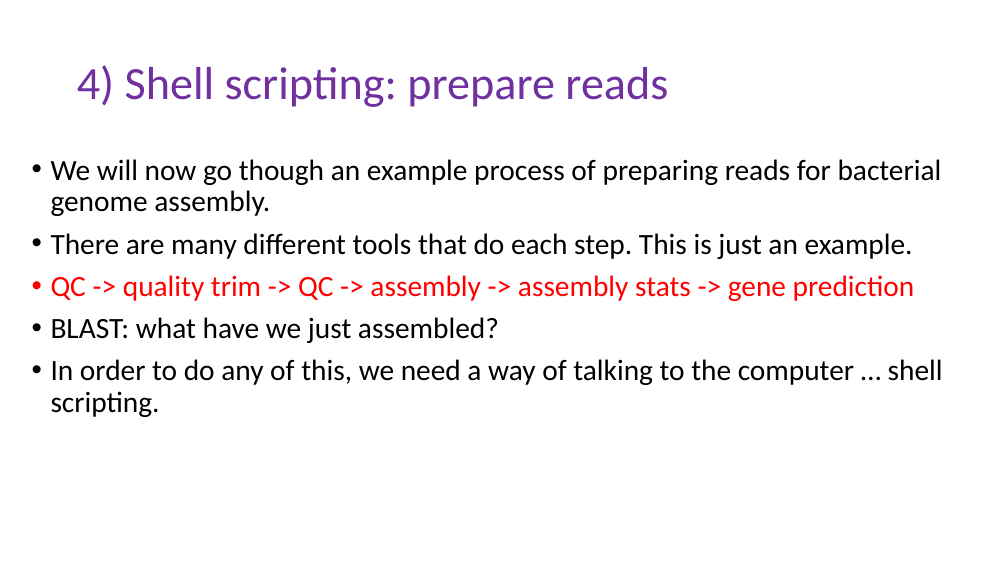
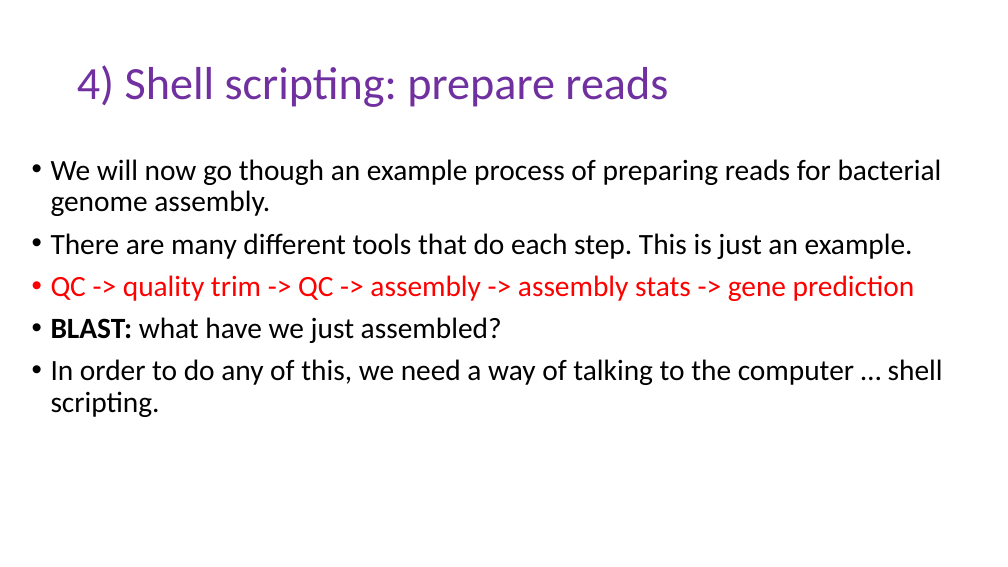
Before and after one commit to peterthorpe5/Msc_Digital_Health, a slide deck: slide 1 of powerpoint/4_Shell_scripting.pptx. Drawn at 1008x567 pixels with LibreOffice and Linux fonts; fonts in the diff are those of the drawing. Boxes give left, top, right and bottom in pixels: in the first picture for what was removed or moved away, otherwise in the second. Text is boxed around its words. In the diff, an @@ line names an element or a change of style, - is before the commit and + after.

```diff
--- a/powerpoint/4_Shell_scripting.pptx
+++ b/powerpoint/4_Shell_scripting.pptx
@@ text at <box>51,317,502,343</box>: bold on in "BLAST:" @@
```
Also in this commit, not shown: 6 other slides changed, 6 other files.
